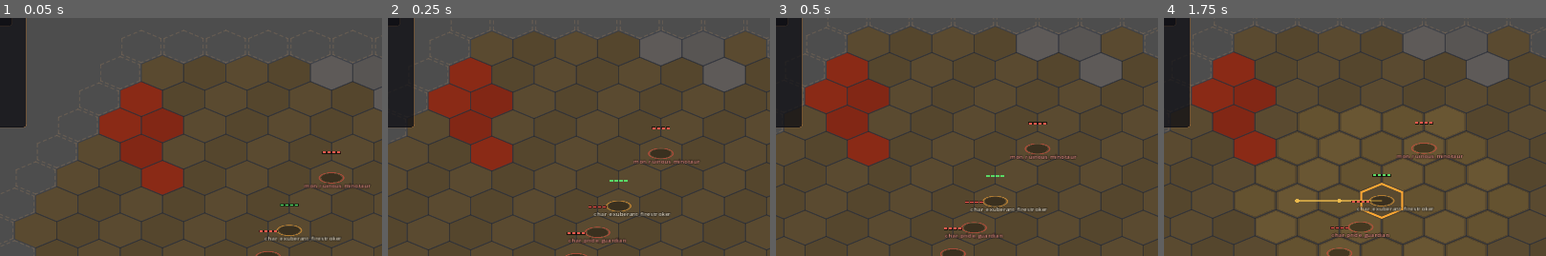
Above: before the commit, frames 1-4 (left to right).
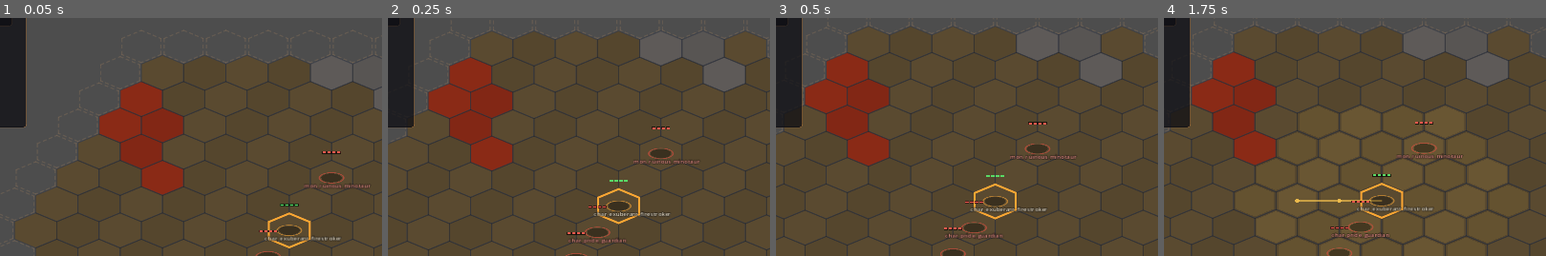
Above: after the commit, the same moments.

Repository: Galterian/Radicle
Game: Godot game, scene res://scenes/Main.tscn
Same seed, same stepped clock (60 frames per second), same inputs: the game is played once before the commit and once after it.
Inputs (mouse positions are % of the whole screen's width and height, from its top left):
- Up to frame 1 (0.05 s): no input
- Up to frame 2 (0.25 s): no input
- Up to frame 3 (0.5 s): no input
- Up to frame 4 (1.75 s): move the mouse to (72, 45) at 0.52 s; hold 8 (hand_empty) 0.53-1.25 s; click (72, 45) at 0.67 s; tap Enter at 1.25 s; drag from (30, 55) to (45, 70) at 1.27 s
The pictures show only the part of the screen within x 22-72%, y 12-62%; the shares and areas given below are measured in that part.

The runs differ from the first frame. In frame 1, 0.3% of the frame differs, in the area x 70-82%, y 81-97%; in frame 2, 0.3%; in frame 3, 0.3%; in frame 4, nothing differs.

Commit message:
Script works (header prints, then enters the loop; output buffering ate the loop prints inside the pipe — that's cosmetic). Updating memory since the strategy shifted from "lock peers static" to "scope=followed + dynamic":
  Wrote 1 memory

Both landed:

A — Config stance changed:
"peers": { "type": "dynamic" }                      ← back to full discovery
"seedingPolicy": { "default": "block", "scope": "followed" }
Follow list currently: dev-PC (self) + OCI (chaos-oci-seed). Random peers can gossip-metadata; only followed NIDs' refs get fetched. Decentralization preserved.

B — Janitor at game/tools/radicle-janitor.sh:
nohup bash game/tools/radicle-janitor.sh >/tmp/janitor.log 2>&1 &
tail -f /tmp/janitor.log
Default 10-min cycle: git repack -ad → git prune --expire=15.minutes → git fsck. Runs alongside rad-node (no stop  needed). Logs one line per pass:
00:34:12 janitor: 1/954M→1/952M packs/size   fsck:clean
If fsck starts warning, you'll know the scope-followed filter is still letting something through and we tighten further.

For when other peers join: they just need to rad follow <OCI_NID> + any other peers they trust. They don't need to lock peers.type. They can run the same janity decentralized topology, bounded pollutionbudget per peer.

One restart to pick up the config change: yothe old scope=all config in memory. Next time you restart (rad node stop && rad node start), the new followed scope activates.

Diff:
--- a/godot/scripts/Entity.gd
+++ b/godot/scripts/Entity.gd
@@ -204,10 +204,13 @@
 		anim = sf.get_animation_names()[0]
 	# Skip no-op reassignments: setting sprite_frames or calling play(anim) again on
 	# the already-current (sheet,state,facing,anim) resets frame to 0 every call, which
-	# on Android GL compat reads as rapid flicker. We re-run the setup only when the
-	# tuple actually changed, or the sprite isn't currently playing (e.g. after pause).
+	# on Android GL compat reads as rapid flicker. is_playing() was in this guard
+	# earlier but can report false after a pause/resume cycle on mobile, so the
+	# guard rebooted every tick -> the flicker returned. Compare the tuple only;
+	# if a non-looping anim actually finished, _on_anim_finished has already set
+	# state back to "idle" and the next explicit play("idle") takes a different key.
 	var key: String = "%s|%s|%s|%s" % [_sheets[st], st, facing, anim]
-	if key == _last_play_key and _sprites.sprite_frames == sf and _sprites.is_playing():
+	if key == _last_play_key and _sprites.sprite_frames == sf:
 		return
 	_last_play_key = key
 	_sprites.sprite_frames = sf
--- a/godot/scripts/Game.gd
+++ b/godot/scripts/Game.gd
@@ -155,6 +155,7 @@
 	hud.slot_pressed.connect(_pick_slot)
 	hud.lock_pressed.connect(_lock)
 	hud.destroy_perm_requested.connect(_on_destroy_perm_requested)
+	hud.entity_activated.connect(_on_hud_entity_activated)
 
 	# Touch gesture router. Attached as a child of Main so it sits alongside the
 	# camera and hex map in the input chain. On desktop its handlers never fire
@@ -295,6 +296,12 @@
 	target_hex = null
 	intents.clear()
 	map.path_preview = []
+	# Journey preview is drawn from map.selected; after a resolution move the
+	# hero stands on a new hex, so re-anchor selected before anything redraws
+	# or the dashed journey line origins stay on the previous tile.
+	var _pb := player_entity()
+	if _pb != null:
+		map.selected = _pb.hex
 	_deal_hand()
 	_update_reach()
 	_refresh_hand()
@@ -323,6 +330,7 @@
 	# so the hint reflects the auto-picked state rather than the fresh deal.
 	_journey_resume()
 	_push_mobile_hint()
+	_push_mobile_piles()
 
 
 func _begin_reveal() -> void:
@@ -670,6 +678,53 @@
 	hud.set_status(round_no, dim, hand.size(), hex_count)
 
 
+## Mobile only. Pushes the compact pile row (arch / deck / disc) and the perms
+## row above the hand bar. Solo play has no real deck/discard so we fall back
+## to hand size + a dash; a connected peer's `hand` message overrides via
+## _on_net_hand. Perms come from the local player's entity data.
+func _push_mobile_piles() -> void:
+	if hud == null:
+		return
+	var is_mobile := OS.has_feature("mobile") or OS.has_feature("android") or OS.has_feature("ios")
+	if not is_mobile:
+		return
+	var archive_n := 0
+	var deck_n := hand.size()
+	var discard_n := 0
+	var at_min := false
+	if hud.has_method("server_hand"):
+		var sh: Dictionary = hud.server_hand()
+		if not sh.is_empty():
+			archive_n = int(sh.get("archiveLeft", sh.get("archive", 0)))
+			deck_n = int(sh.get("deckLeft", sh.get("deck", deck_n)))
+			discard_n = int(sh.get("discardLeft", sh.get("discard", 0)))
+			at_min = bool(sh.get("circulatingAtMin", false))
+	if hud.has_method("set_mobile_piles"):
+		hud.set_mobile_piles(archive_n, deck_n, discard_n, at_min)
+	var p := player_entity()
+	var codes: Array = []
+	if p != null:
+		var perms: Variant = p.data.get("permanents", [])
+		if typeof(perms) == TYPE_ARRAY:
+			for pm in perms:
+				codes.append(str(pm))
+	if hud.has_method("set_mobile_perms"):
+		hud.set_mobile_perms(codes)
+
+
+## Mobile roster tap handler. Finds the entity by id and makes it the HUD's
+## active one (portrait + quote) plus centres the camera on it. The player's
+## faction stays whatever it is — this is a view switch, not a possession.
+func _on_hud_entity_activated(entity_id: String) -> void:
+	for e in entities:
+		if e.id == entity_id and e.alive:
+			hud.set_entity(e)
+			if cam != null:
+				cam.follow = e
+			e.play_sound("select")
+			return
+
+
 func _push_mobile_hint() -> void:
 	if hud == null or not hud.has_method("set_mobile_hint"):
 		return
@@ -812,7 +867,9 @@
 	_journey_path = path
 	_journey_dest = h
 	_journey_attack = want_attack
+	map.selected = p.hex
 	map.path_preview = path
+	map.queue_redraw()
 	var m_slot := _find_card_slot(["M", "EM"])
 	if m_slot < 0:
 		# Journey is queued; _journey_resume will auto-pick when a mover appears.
@@ -856,7 +913,9 @@
 		hud.log_line("journey paused: no mover in hand", Color(0.8, 0.7, 0.5))
 		return
 	_auto_pick(m_slot, _journey_path[0])
+	map.selected = p.hex
 	map.path_preview = _journey_path
+	map.queue_redraw()
 
 
 func _lock() -> void:
@@ -1082,6 +1141,7 @@
 func _on_net_hand(payload: Dictionary) -> void:
 	if hud.has_method("set_server_hand"):
 		hud.set_server_hand(payload)
+	_push_mobile_piles()
 	# Mirror the browser's myEmissionPreview — union of the queued action, any
 	# extra, and all queued effects' elements. The HUD fades the chip out
 	# shortly after, so leaving an action queued keeps re-triggering it (which
--- a/godot/scripts/Hud.gd
+++ b/godot/scripts/Hud.gd
@@ -8,6 +8,9 @@
 ## Fired when the player double-taps an enemy's permanent card in the roster.
 ## Carries the stat the destroy intent should emit at the perm (Rule 24).
 signal destroy_perm_requested(peer_id: String, perm_id: String, stat: String)
+## Fired when the player taps a roster row — Game.gd makes that entity the
+## HUD's active one (portrait + camera focus). Mobile-only wire.
+signal entity_activated(entity_id: String)
 
 const CODE_COLORS := {
 	"A": Color("#d9772a"), "B": Color("#4f8fd6"), "M": Color("#7cc77a"), "P": Color("#c9b35a"),
@@ -118,6 +121,17 @@
 
 var _last_viewport_size := Vector2i.ZERO
 var _is_portrait := false
+
+# Mobile-only compact strips above the hand bar — the Godot HUD never built
+# the browser's #archive-pile / #deck-pile / #perms widgets, so phones ran
+# without any pile counts or permanents readout. These two labels fill that
+# gap: one line of pile counts, one line of permanent codes.
+var _mobile_piles_lbl: Label = null
+var _mobile_perms_lbl: Label = null
+# How many pixels of extra bottom padding to add on Android so the hand bar
+# clears the system gesture/nav area. Measured on a Pixel-class phone — the
+# bar's lower edge was ~40 px below the usable rect without this lift.
+const MOBILE_SAFE_BOTTOM := 56.0
 
 
 func _ready() -> void:
@@ -337,6 +351,28 @@
 	_channel_lbl.visible = false
 	strip_hb.add_child(_channel_lbl)
 
+	# --- bottom-centre: compact pile + permanent strips (mobile only)
+	# These sit above the hand bar on phones. On desktop the roster + hover
+	# card already surface the same info, so we keep them hidden there.
+	_mobile_piles_lbl = _label("", 11, Color(0.85, 0.9, 0.95))
+	_mobile_piles_lbl.set_anchors_preset(Control.PRESET_CENTER_BOTTOM)
+	_mobile_piles_lbl.horizontal_alignment = HORIZONTAL_ALIGNMENT_CENTER
+	_mobile_piles_lbl.custom_minimum_size = Vector2(560, 14)
+	_mobile_piles_lbl.visible = false
+	_mobile_piles_lbl.mouse_filter = Control.MOUSE_FILTER_IGNORE
+	_mobile_piles_lbl.add_theme_color_override("font_outline_color", Color(0, 0, 0, 0.9))
+	_mobile_piles_lbl.add_theme_constant_override("outline_size", 3)
+	root.add_child(_mobile_piles_lbl)
+	_mobile_perms_lbl = _label("", 11, Color(0.95, 0.85, 0.5))
+	_mobile_perms_lbl.set_anchors_preset(Control.PRESET_CENTER_BOTTOM)
+	_mobile_perms_lbl.horizontal_alignment = HORIZONTAL_ALIGNMENT_CENTER
+	_mobile_perms_lbl.custom_minimum_size = Vector2(560, 14)
+	_mobile_perms_lbl.visible = false
+	_mobile_perms_lbl.mouse_filter = Control.MOUSE_FILTER_IGNORE
+	_mobile_perms_lbl.add_theme_color_override("font_outline_color", Color(0, 0, 0, 0.9))
+	_mobile_perms_lbl.add_theme_constant_override("outline_size", 3)
+	root.add_child(_mobile_perms_lbl)
+
 	# --- bottom-centre: mobile planning hint (hidden until Game sets text)
 	_mobile_hint = _label("", 11, Color(0.95, 0.85, 0.6))
 	_mobile_hint.set_anchors_preset(Control.PRESET_CENTER_BOTTOM)
@@ -511,9 +547,11 @@
 			_log_panel.custom_minimum_size = Vector2(vp.x * 0.5 - 12, minf(vp.y * 0.28, 180))
 		elif mobile:
 			# Landscape phone: a narrower log so there's room for the hex board.
+			# Cap at 30% height so the bigger mobile font doesn't push the log
+			# into the roster below it.
 			_log_panel.set_anchors_preset(Control.PRESET_TOP_RIGHT)
 			_log_panel.position = Vector2(-minf(vp.x * 0.33, 320) - 4, 8)
-			_log_panel.custom_minimum_size = Vector2(minf(vp.x * 0.33, 320), minf(vp.y * 0.4, 220))
+			_log_panel.custom_minimum_size = Vector2(minf(vp.x * 0.33, 320), minf(vp.y * 0.3, 180))
 		else:
 			_log_panel.set_anchors_preset(Control.PRESET_TOP_RIGHT)
 			_log_panel.position = Vector2(-372, 12)
@@ -523,9 +561,9 @@
 			_hover_panel.position = Vector2(-(vp.x * 0.5 + 4), 316)
 			_hover_panel.custom_minimum_size = Vector2(vp.x * 0.5 - 12, 0)
 		elif mobile:
-			# Below the log panel.
+			# Below the log panel (new mobile log height 0.3*vp.y / 180).
 			_hover_panel.set_anchors_preset(Control.PRESET_TOP_RIGHT)
-			_hover_panel.position = Vector2(-minf(vp.x * 0.33, 320) - 4, minf(vp.y * 0.4, 220) + 16)
+			_hover_panel.position = Vector2(-minf(vp.x * 0.33, 320) - 4, minf(vp.y * 0.3, 180) + 16)
 			_hover_panel.custom_minimum_size = Vector2(minf(vp.x * 0.33, 320), 0)
 		else:
 			_hover_panel.set_anchors_preset(Control.PRESET_TOP_RIGHT)
@@ -571,16 +609,29 @@
 		ln.add_theme_font_size_override("font_size", 9 if small else 11)
 	for ld in _slot_desc:
 		ld.add_theme_font_size_override("font_size", 8 if small else 10)
+	# On mobile the Android nav/gesture area at the bottom pushes the hand bar
+	# off-screen; add a safe-area lift so the whole bar + its indicators stay
+	# in the usable rect. 0 on desktop so nothing changes there.
+	var safe_bottom: float = MOBILE_SAFE_BOTTOM if (OS.has_feature("mobile") or OS.has_feature("android") or OS.has_feature("ios")) else 0.0
 	if _bar != null:
 		var bar_w := SLOT_SIZE.x * 5 + (SLOT_SIZE.x * 0.65) + SLOT_GAP * 5
-		_bar.position = Vector2(-bar_w * 0.5, -(SLOT_SIZE.y + 20))
+		_bar.position = Vector2(-bar_w * 0.5, -(SLOT_SIZE.y + 20) - safe_bottom)
 		# Backdrop follows the bar with ~8px padding so a transparent slot can
 		# never hide the hand entirely.
 		if _bar_bg != null:
 			var pad := 8.0
-			_bar_bg.position = Vector2(-bar_w * 0.5 - pad, -(SLOT_SIZE.y + 20) - pad)
+			_bar_bg.position = Vector2(-bar_w * 0.5 - pad, -(SLOT_SIZE.y + 20) - pad - safe_bottom)
 			_bar_bg.custom_minimum_size = Vector2(bar_w + pad * 2, SLOT_SIZE.y + pad * 2)
 			_bar_bg.size = _bar_bg.custom_minimum_size
+	# Mobile piles + perms strips stack right above the hand bar. Hidden on
+	# desktop (the roster/hover already carry the same info).
+	var _is_mobile_now := OS.has_feature("mobile") or OS.has_feature("android") or OS.has_feature("ios")
+	if _mobile_piles_lbl != null:
+		_mobile_piles_lbl.visible = _is_mobile_now
+		_mobile_piles_lbl.position = Vector2(-280, -(SLOT_SIZE.y + 20) - safe_bottom - 16)
+	if _mobile_perms_lbl != null:
+		_mobile_perms_lbl.visible = _is_mobile_now and _mobile_perms_lbl.text != ""
+		_mobile_perms_lbl.position = Vector2(-280, -(SLOT_SIZE.y + 20) - safe_bottom - 30)
 	if _hint != null:
 		_hint.visible = not portrait and not mobile
 		if _hint.visible:
@@ -598,15 +649,22 @@
 		_status_strip.position = Vector2(-strip_w * 0.5, strip_y)
 	if _mobile_hint != null:
 		_mobile_hint.set_anchors_preset(Control.PRESET_CENTER_BOTTOM)
-		_mobile_hint.position = Vector2(-180, -(SLOT_SIZE.y + 20) - 24)
+		_mobile_hint.position = Vector2(-180, -(SLOT_SIZE.y + 20) - safe_bottom - 44)
 		var on_mobile := OS.has_feature("mobile") or OS.has_feature("android") or OS.has_feature("ios")
 		if not on_mobile:
 			_mobile_hint.visible = false
-	# Position the roster toggle just above the right end of the slot bar,
-	# visible only on mobile.
+	# Position the roster toggle above the slot bar. On mobile we also force
+	# the roster panel visible so the player always sees the unit list and
+	# can tap an entry to activate it (the toggle still lets them hide it).
 	if _roster_toggle != null:
 		_roster_toggle.visible = portrait or mobile
-		_roster_toggle.position = Vector2(-56, -(SLOT_SIZE.y + 20) - 56)
+		_roster_toggle.position = Vector2(-56, -(SLOT_SIZE.y + 20) - safe_bottom - 56)
+	if mobile and _roster_panel != null:
+		_roster_panel.visible = true
+	# Mobile log font bump — the 12-pt default is unreadable on a phone and
+	# collides visually with the roster. Keep desktop at 12.
+	if _log != null:
+		_log.add_theme_font_size_override("normal_font_size", 16 if (portrait or mobile) else 12)
 	# Defensive clamps — on narrow viewports the panels' negative x offsets
 	# can leave their final rect under 0 on the left edge. Enforce x >= 0
 	# (phase panel >= 8) so no panel spills off-screen.
@@ -746,6 +804,35 @@
 		return
 	_channel_lbl.text = text
 	_channel_lbl.visible = true
+
+
+## Mobile piles indicator: compact "arch:A · deck:D (at-min) · disc:X" line.
+## Called from Game.gd whenever any pile count changes. Hidden on desktop
+## (handled by _apply_layout, so no feature check here).
+func set_mobile_piles(archive_n: int, deck_n: int, discard_n: int, at_min: bool) -> void:
+	if _mobile_piles_lbl == null:
+		return
+	var deck_frag := "deck:%d" % deck_n
+	if at_min:
+		deck_frag += " ⚠min"
+	_mobile_piles_lbl.text = "arch:%d · %s · disc:%d" % [archive_n, deck_frag, discard_n]
+
+
+## Mobile permanents indicator: compact "perms: codeA · codeB · ..." line.
+## Empty list hides the row. Codes come from the local player's permanents.
+func set_mobile_perms(codes: Array) -> void:
+	if _mobile_perms_lbl == null:
+		return
+	if codes == null or codes.is_empty():
+		_mobile_perms_lbl.text = ""
+		_mobile_perms_lbl.visible = false
+		return
+	var frags: Array = []
+	for c in codes:
+		frags.append(str(c))
+	_mobile_perms_lbl.text = "perms: " + " · ".join(frags)
+	var on_mobile := OS.has_feature("mobile") or OS.has_feature("android") or OS.has_feature("ios")
+	_mobile_perms_lbl.visible = on_mobile
 
 
 ## Mobile planning hint ("Tap a card, then tap a hex to move"). Empty text
@@ -1021,6 +1108,13 @@
 			_destroy_chip.text = ""
 
 
+## Read-only view of the last `hand` message. Game.gd reads this to push the
+## mobile piles indicator from the authoritative server state. Returns {} when
+## nothing has arrived yet (solo play without a connected peer).
+func server_hand() -> Dictionary:
+	return _server_hand
+
+
 ## Return the stat string of a currently-queued destroy intent, or "" when none
 ## is active. Game.gd uses this to toggle the intent off (sending the same stat
 ## again clears it, server-side at peer.mjs L4489).
@@ -1100,6 +1194,18 @@
 	row.add_theme_stylebox_override("panel", _box(
 		Color(0.1, 0.14, 0.08, 0.6) if e.faction == "player" else Color(0.18, 0.08, 0.08, 0.6)
 	))
+	# Tap-to-activate: a tap anywhere on the row fires entity_activated so
+	# Game.gd can swap the HUD portrait + camera focus to this unit. The
+	# nested perm cards' own gui_input (double-click → destroy intent) is
+	# still above us in the input stack so this never swallows those.
+	row.mouse_filter = Control.MOUSE_FILTER_STOP
+	var _ent_id := e.id
+	row.gui_input.connect(func(ev: InputEvent):
+		if ev is InputEventMouseButton and (ev as InputEventMouseButton).pressed and (ev as InputEventMouseButton).button_index == MOUSE_BUTTON_LEFT:
+			entity_activated.emit(_ent_id)
+		elif ev is InputEventScreenTouch and (ev as InputEventScreenTouch).pressed:
+			entity_activated.emit(_ent_id)
+	)
 	var vb := VBoxContainer.new()
 	vb.add_theme_constant_override("separation", 3)
 	row.add_child(vb)
Not shown, added: .new
Not shown, changed: game/tools/oci/p2p-catchup.sh
Not shown, changed: game/tools/oci/push-to-oci.sh
Not shown, added: game/tools/radicle-janitor.sh
